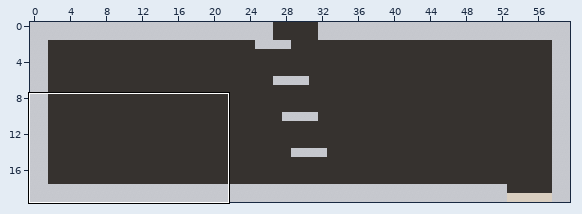
Tiled map (JSON): assets/tiled/rooms/computer_e.json. Above: a wide view before the commit, with the close-up outlined.
Close-up. Old version:
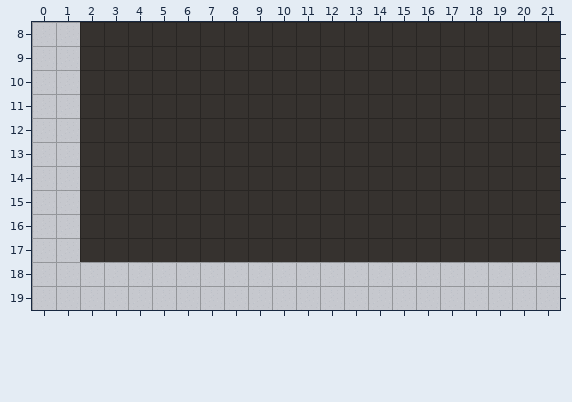
Cells are 24x24 px. Shown: x 0..21, y 8..19. The commit also changed other parts of the map, which this record leaves out.
The same view after the edit:
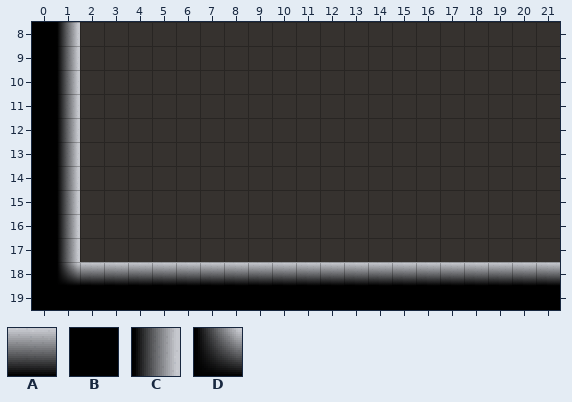
Key: from "other": A 221, B 265, C 266, D 440.
_ is an empty cell.
Tiles of an added or newly shown layer are drawn over the layers below it.
See-through tiles are keyed as they look on the map.
Diff:
Layer "shadow" (added):
Tile A now appears in row 18 at x 2 to 21.
Tile B now appears in rows 8 to 18 at x 0; in row 19 at x 0 to 21.
Tile C now appears in rows 8 to 17 at x 1.
Tile D now appears in row 18 at x 1.
